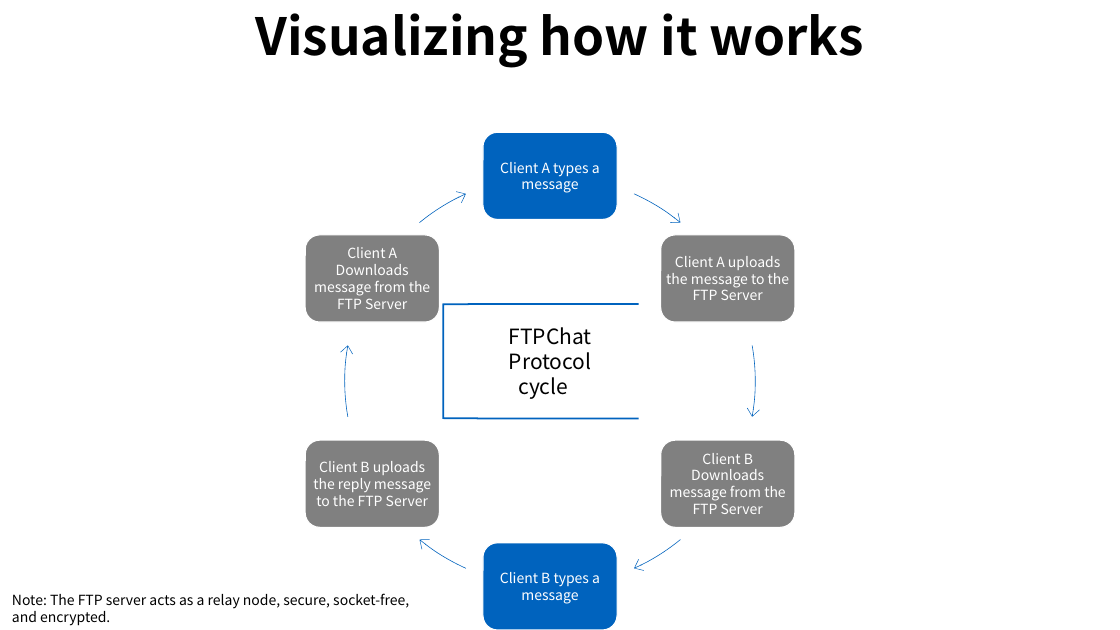
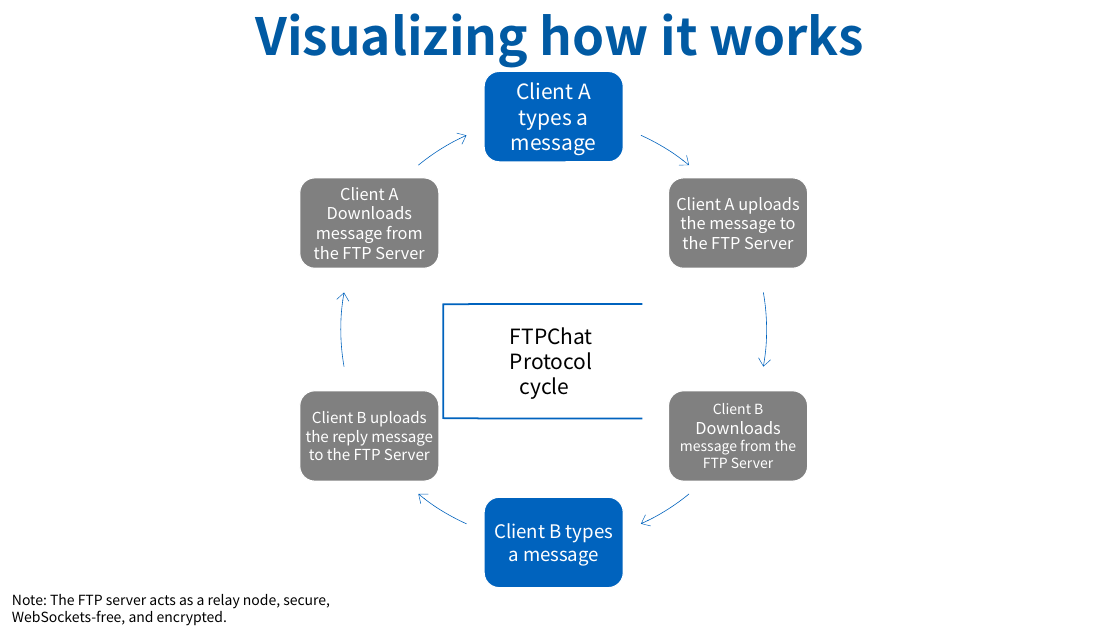
Before and after one commit to ahmedomar2014/FTPChat, a slide deck: slide 7 of Documentation/ISEF/Poster.pptx. Drawn at 1120x630 pixels with LibreOffice and Linux fonts; fonts in the diff are those of the drawing. Boxes give left, top, right and bottom in pixels: in the first picture for what was removed or moved away, otherwise in the second. Text is boxed around its words. In the diff, an @@ line names an element or a change of style, - is before the commit and + after.

```diff
--- a/Documentation/ISEF/Poster.pptx
+++ b/Documentation/ISEF/Poster.pptx
@@ text "Visualizing how it works" at (255, 13, 864, 68): text colour #000000 to #015AA3 @@
@@ text "Client A types a message": place and size @@
-text "Client A types a message" at (500, 162, 600, 193)
+text "Client A types a message" at (511, 82, 597, 155)
@@ text "Client A types a message" at (511, 82, 597, 155): size 12 to 18 pt; more space between paragraphs @@
@@ rounded rectangle: place and size @@
-rounded rectangle at (483, 132, 618, 219)
+rounded rectangle at (484, 71, 623, 162)
@@ arc (boxed as its full ellipse): place and size @@
-arc (boxed as its full ellipse) at (344, 176, 755, 586)
+arc (boxed as its full ellipse) at (341, 117, 767, 543)
@@ arc (boxed as its full ellipse): place and size @@
-arc (boxed as its full ellipse) at (344, 176, 755, 586)
+arc (boxed as its full ellipse) at (341, 117, 767, 543)
@@ arc (boxed as its full ellipse): place and size @@
-arc (boxed as its full ellipse) at (344, 176, 755, 586)
+arc (boxed as its full ellipse) at (341, 117, 767, 543)
@@ arc (boxed as its full ellipse): place and size @@
-arc (boxed as its full ellipse) at (344, 176, 755, 586)
+arc (boxed as its full ellipse) at (341, 117, 767, 543)
@@ arc (boxed as its full ellipse): place and size @@
-arc (boxed as its full ellipse) at (344, 176, 755, 586)
+arc (boxed as its full ellipse) at (341, 117, 767, 543)
@@ arc (boxed as its full ellipse): place and size @@
-arc (boxed as its full ellipse) at (344, 176, 755, 586)
+arc (boxed as its full ellipse) at (341, 117, 767, 543)
@@ text "Client A Downloads message from ...": place and size @@
-text "Client A Downloads message from ..." at (314, 247, 430, 309)
+text "Client A Downloads message from ..." at (314, 187, 424, 259)
@@ text "Client A Downloads message from ..." at (314, 187, 424, 259): size 12 to 14 pt @@
@@ rounded rectangle: place and size @@
-rounded rectangle at (305, 235, 439, 323)
+rounded rectangle at (300, 178, 439, 269)
@@ text "Client A uploads the message ..." at (676, 197, 799, 249): size 12 to 14 pt @@
@@ text "Client A uploads the message ...": place and size @@
-text "Client A uploads the message ..." at (666, 256, 790, 300)
+text "Client A uploads the message ..." at (676, 197, 799, 249)
@@ rounded rectangle: place and size @@
-rounded rectangle at (661, 235, 796, 323)
+rounded rectangle at (669, 178, 808, 269)
@@ left bracket "FTPChat Protocol": place and size @@
-left bracket "FTPChat Protocol" at (444, 304, 639, 419)
+left bracket "FTPChat Protocol" at (444, 304, 643, 419)
@@ text "Client B uploads the reply ...": place and size @@
-text "Client B uploads the reply ..." at (313, 461, 431, 506)
+text "Client B uploads the reply ..." at (306, 411, 433, 460)
@@ text "Client B uploads the reply ..." at (306, 411, 433, 460): size 12 to 13 pt @@
@@ rounded rectangle: place and size @@
-rounded rectangle at (305, 440, 439, 528)
+rounded rectangle at (300, 391, 439, 481)
@@ text "Client B Downloads message from ...": place and size @@
-text "Client B Downloads message from ..." at (670, 453, 785, 514)
+text "Client B Downloads message from ..." at (312, 411, 796, 468)
@@ text "Client B Downloads message from ..." at (312, 411, 796, 468): size 12 to 14 pt in "Downloads" @@
@@ rounded rectangle: place and size @@
-rounded rectangle at (661, 440, 796, 528)
+rounded rectangle at (669, 391, 808, 481)
@@ text "Client B types a message": place and size @@
-text "Client B types a message" at (500, 572, 600, 604)
+text "Client B types a message" at (494, 523, 613, 566)
@@ text "Client B types a message" at (494, 523, 613, 566): size 12 to 16 pt; more space between paragraphs @@
@@ rounded rectangle: place and size @@
-rounded rectangle at (483, 543, 618, 630)
+rounded rectangle at (484, 497, 623, 588)
@@ text at (12, 594, 330, 626): text changed @@
-Note: The FTP server acts as a relay node, secure, socket-free, and encrypted.
+Note: The FTP server acts as a relay node, secure, WebSockets-free, and encrypted.
```
Also in this commit, not shown: 11 other slides changed, 15 other files.
